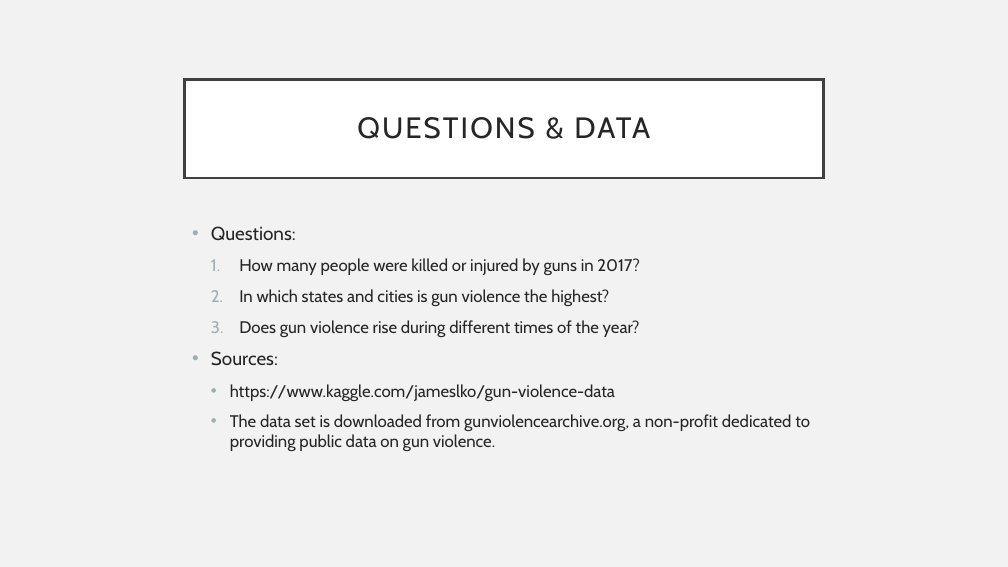
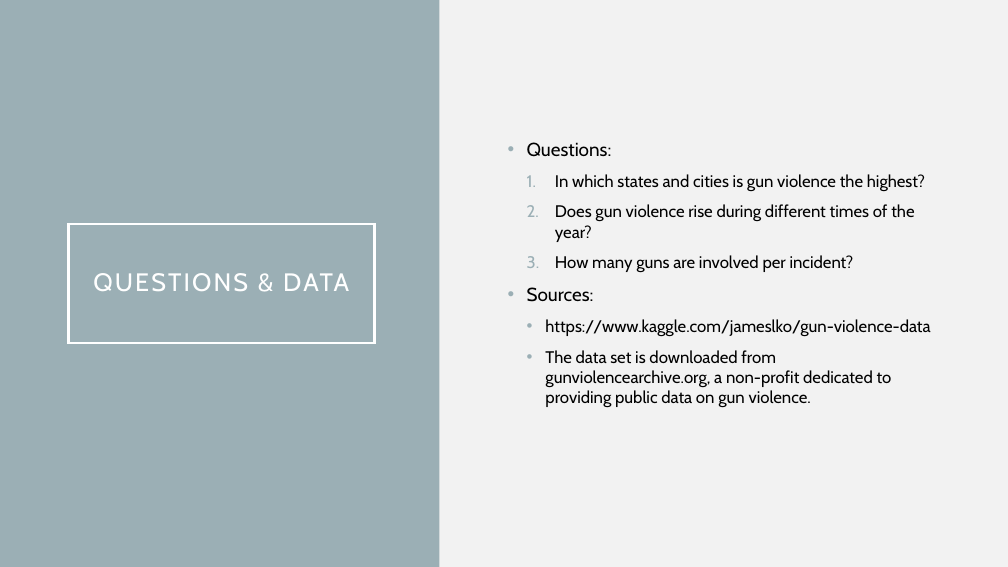
Before and after one commit to rezali/group-project, a slide deck: slide 3 of Gun Violence in USA.pptx. Drawn at 1008x567 pixels with LibreOffice and Linux fonts; fonts in the diff are those of the drawing. Boxes give left, top, right and bottom in pixels: in the first picture for what was removed or moved away, otherwise in the second. Text is boxed around its words. In the diff, an @@ line names an element or a change of style, - is before the commit and + after.

```diff
--- a/Gun Violence in USA.pptx
+++ b/Gun Violence in USA.pptx
@@ background #F2F2F2 to #9BAFB5 @@
@@ rectangle added at <box>439,0,1008,567</box>, fill #F2F2F2 @@
@@ text "Questions:": place and size @@
-text "Questions:" at <box>211,226,810,451</box>
+text "Questions:" at <box>527,142,930,407</box>
@@ text "Questions:" at <box>527,142,930,407</box>: vertical alignment top to middle @@
@@ text at <box>527,142,930,407</box>: text colour #262626 to #000000 in "Questions:", "In which states and cities is gun ...", "Does gun violence rise during different times ...", "Sources:" and 2 more places @@
@@ title "QUESTIONS & DATA": place and size @@
-title "QUESTIONS & DATA" at <box>185,79,823,178</box>
+title "QUESTIONS & DATA" at <box>69,224,375,343</box>
@@ title "QUESTIONS & DATA" at <box>69,224,375,343</box>: size 28 to 24 pt, text colour #262626 to #FFFFFF; fill #FFFFFF to none; outline #404040 2.5 pt to #FFFFFF 2.5 pt @@
@@ text at <box>239,258,639,275</box>: paragraph removed @@
-  1. How many people were killed or injured by guns in 2017?
@@ text at <box>555,255,854,273</box>: paragraph added @@
+  3. How many guns are involved per incident?
```
Also in this commit, not shown: 4 other slides changed, 5 slides added, 1 slide removed.
